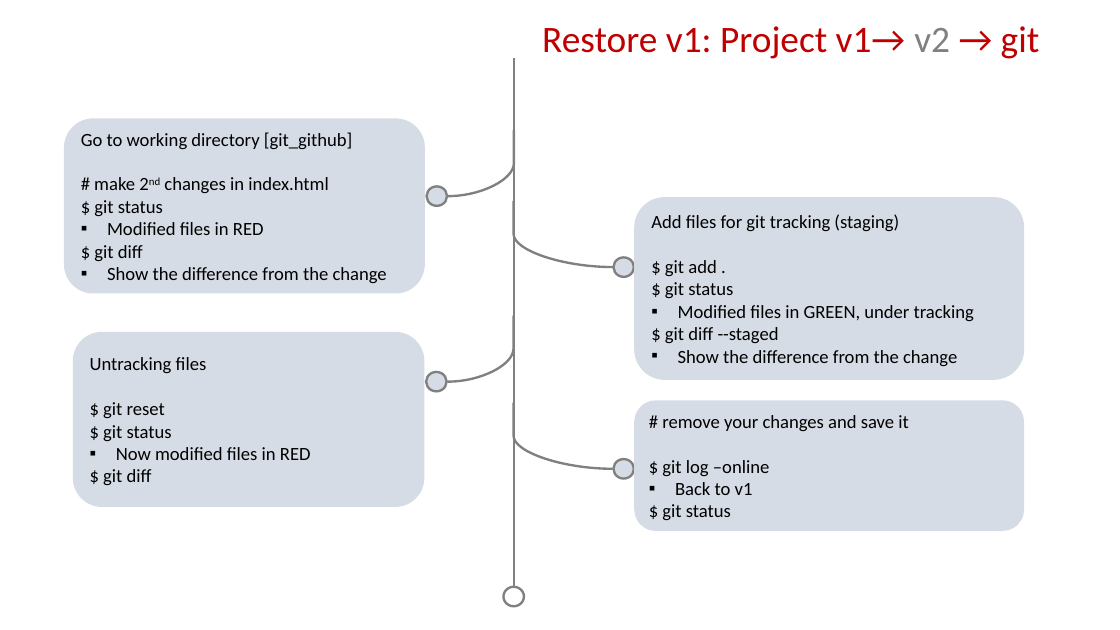
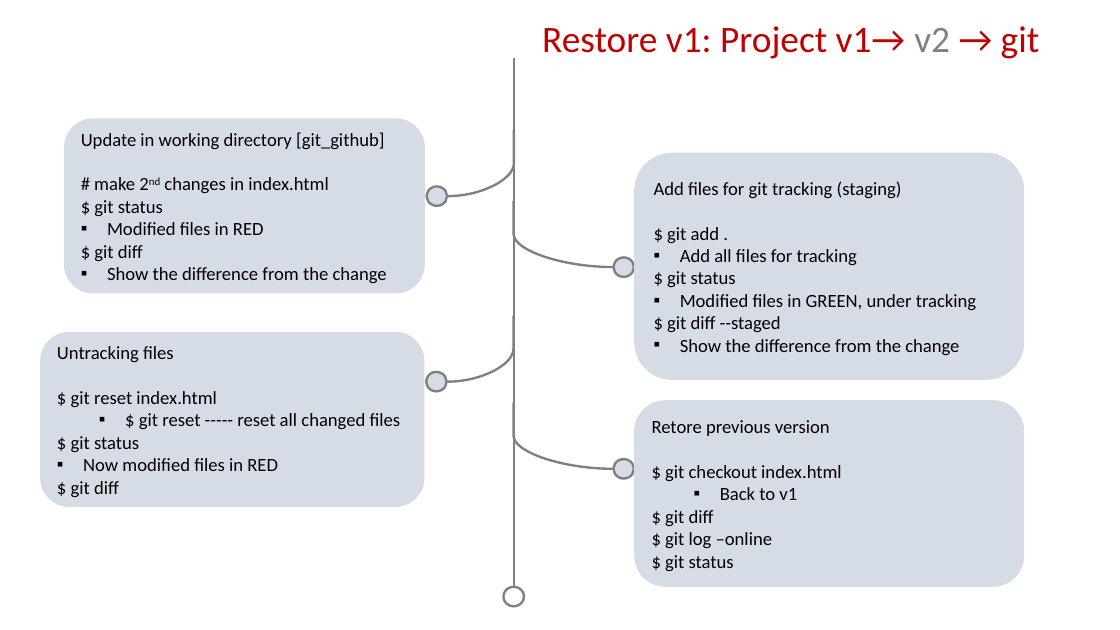
Before and after one commit to xlyuan2018/git_github_tutorial, a slide deck: slide 8 of Git_GitHub.pptx (slide 7 before the commit). Drawn at 1120x630 pixels with LibreOffice and Linux fonts; fonts in the diff are those of the drawing. Boxes give left, top, right and bottom in pixels: in the first picture for what was removed or moved away, otherwise in the second. Text is boxed around its words. In the diff, an @@ line names an element or a change of style, - is before the commit and + after.

```diff
--- a/Git_GitHub.pptx
+++ b/Git_GitHub.pptx
@@ text in rounded rectangle at bbox=[81, 132, 384, 149]: text changed @@
-Go to working directory [git_github]
+Update in working directory [git_github]
@@ rounded rectangle "Add files for git tracking ...": place and size @@
-rounded rectangle "Add files for git tracking ..." at bbox=[634, 197, 1024, 381]
+rounded rectangle "Add files for git tracking ..." at bbox=[634, 153, 1024, 380]
@@ text in rounded rectangle at bbox=[680, 249, 857, 265]: paragraph added @@
+▪ Add all files for tracking
@@ rounded rectangle "Untracking files": place and size @@
-rounded rectangle "Untracking files" at bbox=[73, 332, 425, 507]
+rounded rectangle "Untracking files" at bbox=[40, 332, 424, 507]
@@ text in rounded rectangle at bbox=[71, 391, 401, 429]: text changed @@
-$ git reset
+$ git reset index.html
+  ▪ $ git reset ----- reset all changed files
@@ rounded rectangle "Retore previous version": place and size @@
-rounded rectangle "Retore previous version" at bbox=[634, 400, 1024, 531]
+rounded rectangle "Retore previous version" at bbox=[634, 400, 1024, 586]
@@ text in rounded rectangle at bbox=[652, 420, 841, 526]: text changed @@
-# remove your changes and save it
+Retore previous version
+$ git checkout index.html
+  ▪ Back to v1
+$ git diff
@@ text in rounded rectangle at bbox=[675, 482, 753, 495]: paragraph removed @@
-▪ Back to v1
```
Also in this commit, not shown: 17 other slides changed, 1 slide added, 5 slides removed, 2 other files.
